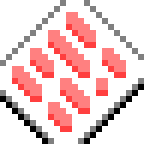
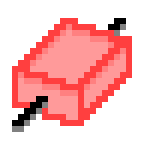
Layered file, before and after one edit (144px x 144px). Changes by layer:
hid group "Arrange Layout" (3 layers) over [0, 0, 144, 144]
hid group "Random Dispatch" (1 layers) over [12, 12, 132, 132]
added group "Center Line Box" with 8 layers above "Dispatch into Tree" over [0, 6, 132, 132]
added layer "图层 25" in group "Center Line Box" over [12, 96, 48, 126]
added layer "图层 27 拷贝" in group "Center Line Box" over [12, 102, 48, 132]
added layer "图层 26" in group "Center Line Box" over [18, 30, 126, 120]
added layer "图层 24 拷贝 4" in group "Center Line Box" over [12, 18, 132, 126]
added layer "图层 24 拷贝 2" in group "Center Line Box" over [42, 18, 126, 96]
added layer "图层 24 拷贝" in group "Center Line Box" over [48, 24, 126, 102]
